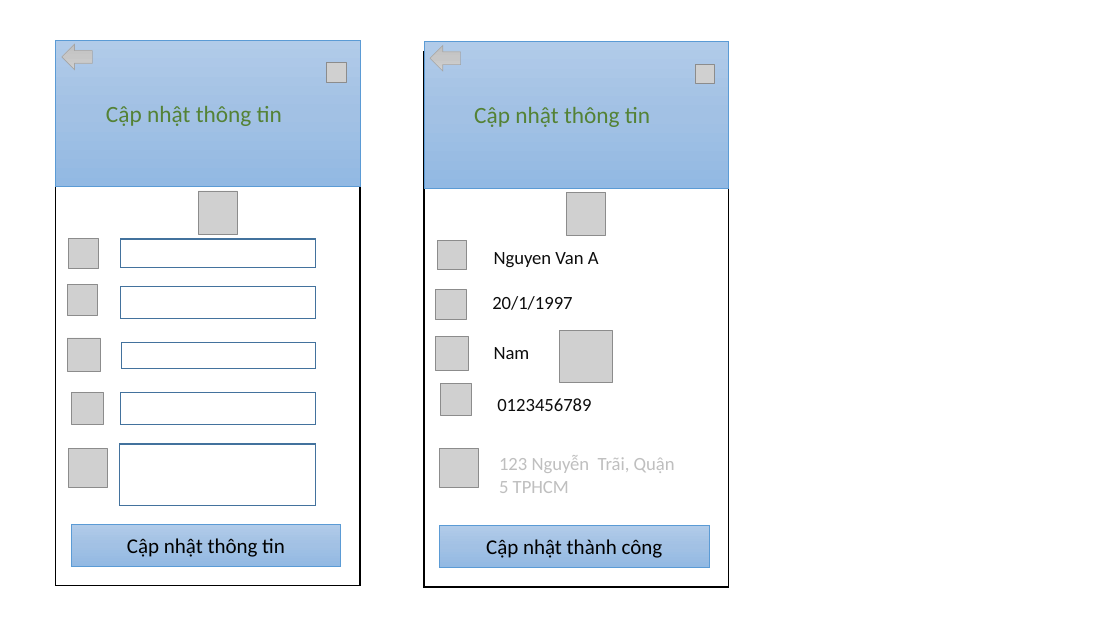
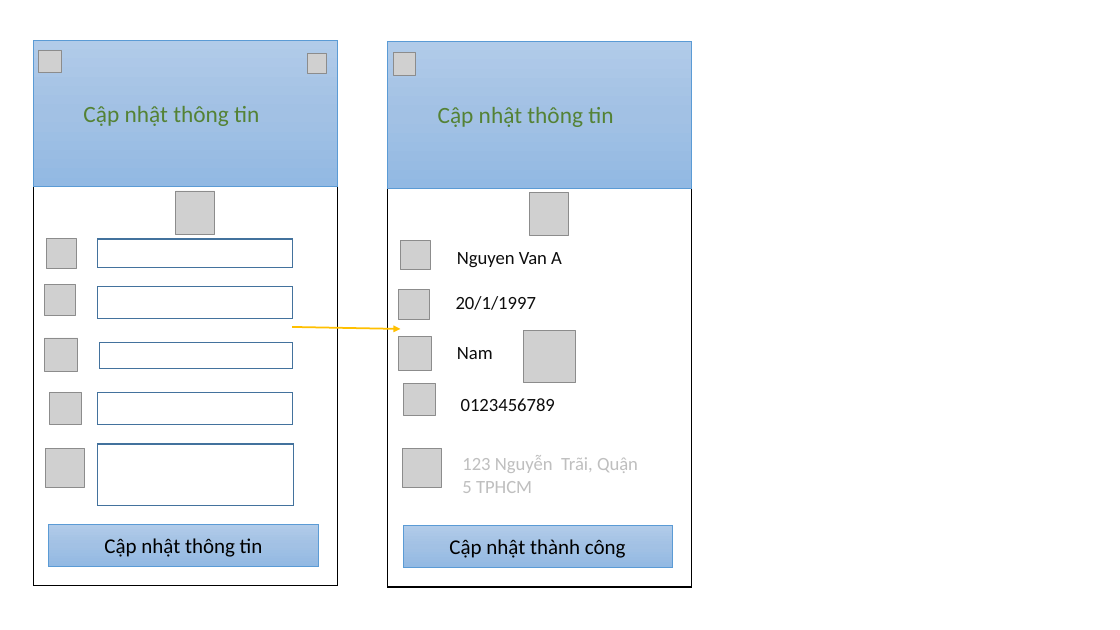
Before and after one commit to conghoangv624/Chuy-n-dd-nh-m-6, a slide deck: slide 10 of Document/CD1-Nhom6-Full.pptx. Drawn at 1120x630 pixels with LibreOffice and Linux fonts; fonts in the diff are those of the drawing; grey boxes stand for pictures. Boxes give left, top, right and bottom in pixels: in the first picture for what was removed or moved away, otherwise in the second. Text is boxed around its words. In the diff, an @@ line names an element or a change of style, - is before the commit and + after.

```diff
--- a/Document/CD1-Nhom6-Full.pptx
+++ b/Document/CD1-Nhom6-Full.pptx
@@ 4 pictures, 3 rectangles moved together from (x1=55, y1=39, x2=360, y2=586) to (x1=34, y1=39, x2=338, y2=586) @@
@@ picture added at (x1=39, y1=50, x2=61, y2=73) @@
@@ right arrow removed at (x1=62, y1=45, x2=92, y2=70) @@
@@ picture moved from (x1=327, y1=63, x2=346, y2=82) to (x1=308, y1=54, x2=327, y2=73) @@
@@ 7 pictures, 5 rounded rectangles, 3 rectangles moved together from (x1=424, y1=41, x2=728, y2=586) to (x1=387, y1=41, x2=691, y2=586) @@
@@ picture added at (x1=393, y1=53, x2=416, y2=76) @@
@@ right arrow removed at (x1=430, y1=45, x2=460, y2=71) @@
@@ picture removed at (x1=695, y1=64, x2=714, y2=83) @@
@@ arrow added from (292, 327) to (401, 329), #FFC000 1.5 pt @@
@@ 5 rectangles, 2 pictures moved together from (x1=68, y1=239, x2=316, y2=506) to (x1=45, y1=239, x2=293, y2=506) @@
```
Also in this commit, not shown: 15 other slides changed, 4 slides added, 3 slides removed.
